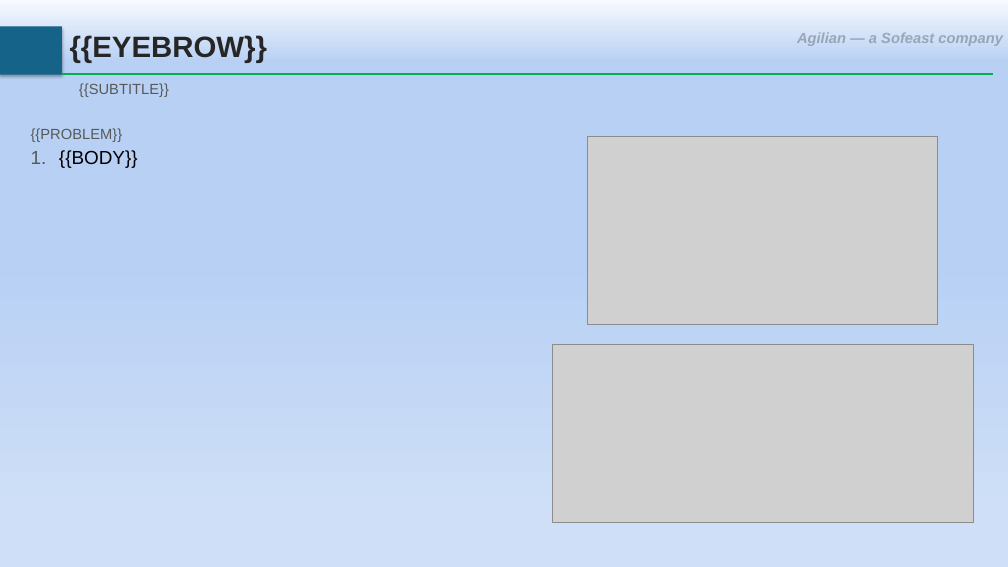
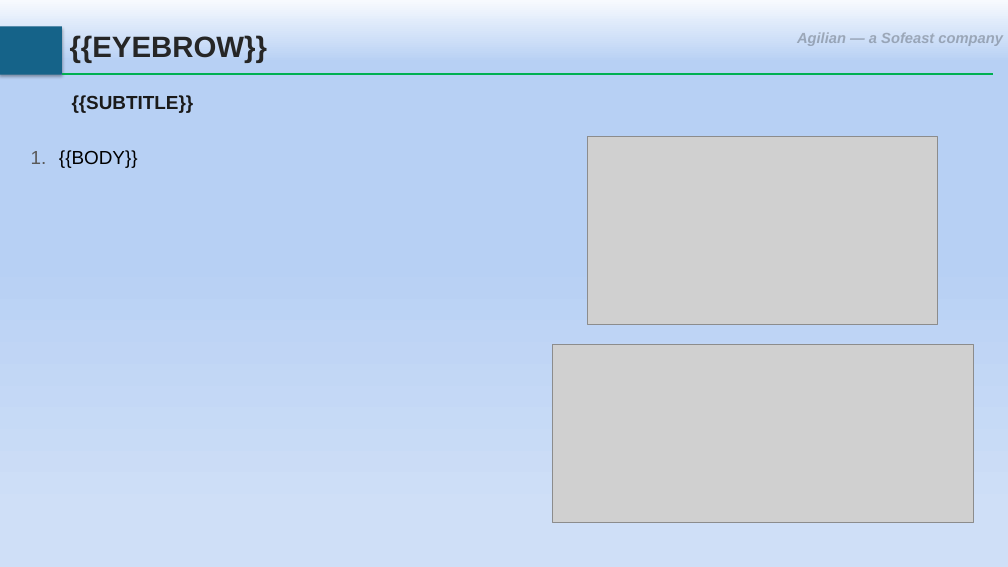
Before and after one commit to generalquin1991/ee-review-skill, a slide deck: slide 2 of assets/review-slide-template.pptx. Drawn at 1008x567 pixels with LibreOffice and Linux fonts; fonts in the diff are those of the drawing; grey boxes stand for pictures; background and template pictures are left out. Boxes give left, top, right and bottom in pixels: in the first picture for what was removed or moved away, otherwise in the second. Text is boxed around its words. In the diff, an @@ line names an element or a change of style, - is before the commit and + after.

```diff
--- a/assets/review-slide-template.pptx
+++ b/assets/review-slide-template.pptx
@@ text "{{SUBTITLE}}" at (72,95,194,113): size 14 to 18 pt, text colour #595959 to #1A1A1A, bold on; vertical alignment top to middle @@
@@ text removed at (31,128,123,142) @@
-{{PROBLEM}}
```
Also in this commit, not shown: 4 other files.
